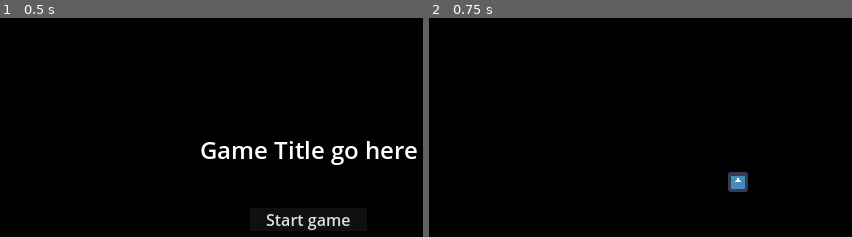
Above: before the commit, frames 1-2 (left to right).
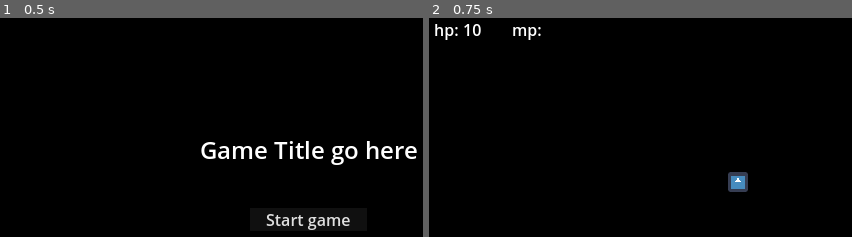
Above: after the commit, the same moments.

Repository: Enweave/pj16
Game: Godot game, scene res://Levels/System/main_menu_level.tscn
Same seed, same stepped clock (60 frames per second), same inputs: the game is played once before the commit and once after it. The engine's default icon, where the game draws it, is replaced by a stand-in: a white triangle on a blue panel in a dark square.
Inputs:
- Up to frame 1 (0.5 s): no input
- Up to frame 2 (0.75 s): click "Start game" at 0.5 s

Frame 1 is identical in both runs. In frame 2, 0.4% of the frame differs, in the area x 1-27%, y 2-11%.

Commit message:
ingame ui, handle pause

Diff:
--- a/Common/flow_controller_autoload.gd
+++ b/Common/flow_controller_autoload.gd
@@ -2,14 +2,18 @@
 
 var current_level: LevelBase
 var input_controller: InputController
-var next_level_scene_path: String = ""
+var next_level_scene_path: String   = ""
 const main_menu_level_path: String  = "res://Levels/System/main_menu_level.tscn"
 const end_game_level_path: String   = "res://Levels/System/end_game_level.tscn"
 const game_over_widget_path: String = "res://UI/Widgets/gameover_widget.tscn"
+const pause_menu_path: String       = "res://UI/pause_menu.tscn"
+const ingame_ui_path: String        = "res://UI/ingame_ui.tscn"
 var current_pause_menu: PauseMenu
 var current_game_over_widget: GameoverWidget
 var viewport_container: SubViewportContainer
 var viewport: SubViewport
+var ingame_ui: IngameUI
+var pause_menu_allowed: bool        = true
 
 
 func _ready():
@@ -41,10 +45,16 @@
 func set_current_level(current_level_in: LevelBase = null):
     current_level = current_level_in
     current_level.call_deferred("reparent", viewport, false)
+    pause_menu_allowed = current_level.allow_pause_menu
 
 
-func set_player_character(player_character_in: CharacterBase = null):
+func set_player_character(player_character_in: PlayerCharacter = null):
     input_controller.set_current_character(player_character_in)
+    if ingame_ui == null:
+        ingame_ui = load(ingame_ui_path).instantiate()
+        await get_tree().get_root().call_deferred("add_child", ingame_ui)
+    ingame_ui.assign_player_character(player_character_in)
+    ingame_ui.toggle_visibility(true)
 
 
 func set_next_level_scene_path(next_scene_in: String = ""):
@@ -71,6 +81,8 @@
 
 
 func _load_level(level_path: String):
+    if ingame_ui != null:
+        ingame_ui.toggle_visibility(false)
     pause_game(false)
     _toggle_gameover_widet(false)
     print("Loading level: " + level_path)
@@ -96,8 +108,8 @@
     if current_pause_menu != null:
         await current_pause_menu.call_deferred("queue_free")
         current_pause_menu = null
-    if pause:
-        current_pause_menu = load("res://UI/pause_menu.tscn").instantiate()
+    if pause and pause_menu_allowed:
+        current_pause_menu = load(pause_menu_path).instantiate()
         current_pause_menu.process_mode = Node.PROCESS_MODE_ALWAYS
         get_tree().get_root().add_child(current_pause_menu)
 
@@ -120,7 +132,8 @@
 func pause_game(pause: bool):
     add_remove_pause_menu(pause)
     if pause:
-        get_tree().paused = true
+        if pause_menu_allowed:
+            get_tree().paused = true
     else:
         get_tree().paused = false
 
--- a/Common/level_base.gd
+++ b/Common/level_base.gd
@@ -12,6 +12,8 @@
 		next_level_scene = null
 
 @export var next_level_path: String
+@export var allow_pause_menu: bool = true
+
 
 func _ready():
 	if Engine.is_editor_hint() == false:
--- a/Levels/System/end_game_level.tscn
+++ b/Levels/System/end_game_level.tscn
@@ -4,6 +4,7 @@
 
 [node name="EndGameLevel" type="Node"]
 script = ExtResource("1_w8mwq")
+allow_pause_menu = false
 
 [node name="Margin" type="MarginContainer" parent="."]
 anchors_preset = 15
--- a/Levels/System/main_menu_level.tscn
+++ b/Levels/System/main_menu_level.tscn
@@ -6,6 +6,8 @@
 [node name="MainMenuLevel" type="Node"]
 script = ExtResource("1_d4rfw")
 next_level_scene = ExtResource("2_wwx77")
+allow_pause_menu = false
+display_ingame_ui = null
 
 [node name="Margin" type="MarginContainer" parent="."]
 anchors_preset = 15
--- /dev/null
+++ b/UI/ingame_u_i.gd
@@ -0,0 +1,27 @@
+extends Control
+
+class_name IngameUI
+
+var health_label: Label
+var mana_label: Label
+var current_element_label: Label
+
+var player_character: PlayerCharacter
+
+func toggle_visibility(in_visible: bool) -> void:
+	visible = in_visible
+
+func assign_player_character(in_player_character: PlayerCharacter = null) -> void:
+	player_character = in_player_character
+	player_character.health_component.OnDamage.connect(_update_health_display)
+	player_character.health_component.OnHeal.connect(_update_health_display)
+
+	health_label = %HPValue
+	mana_label = %MPValue
+	current_element_label = %CurrentElement
+
+	_update_health_display()
+
+
+func _update_health_display() -> void:
+	health_label.text = str(player_character.health_component.current_health)
--- /dev/null
+++ b/UI/ingame_ui.tscn
@@ -0,0 +1,59 @@
+[gd_scene load_steps=2 format=3 uid="uid://ccxnf7khpta3s"]
+
+[ext_resource type="Script" path="res://UI/ingame_u_i.gd" id="1_kmwes"]
+
+[node name="IngameUi" type="Control"]
+layout_mode = 3
+anchors_preset = 15
+anchor_right = 1.0
+anchor_bottom = 1.0
+grow_horizontal = 2
+grow_vertical = 2
+script = ExtResource("1_kmwes")
+
+[node name="MarginContainer" type="MarginContainer" parent="."]
+layout_mode = 1
+anchors_preset = 15
+anchor_right = 1.0
+anchor_bottom = 1.0
+grow_horizontal = 2
+grow_vertical = 2
+
+[node name="InventoryContainer" type="HBoxContainer" parent="MarginContainer"]
+layout_mode = 2
+size_flags_horizontal = 0
+size_flags_vertical = 8
+
+[node name="CurrentElement" type="Label" parent="MarginContainer/InventoryContainer"]
+unique_name_in_owner = true
+layout_mode = 2
+
+[node name="HBoxContainer2" type="HBoxContainer" parent="MarginContainer"]
+layout_mode = 2
+
+[node name="HPContainer" type="HBoxContainer" parent="MarginContainer/HBoxContainer2"]
+layout_mode = 2
+size_flags_horizontal = 0
+size_flags_vertical = 0
+
+[node name="Label" type="Label" parent="MarginContainer/HBoxContainer2/HPContainer"]
+layout_mode = 2
+text = "hp:"
+
+[node name="HPValue" type="Label" parent="MarginContainer/HBoxContainer2/HPContainer"]
+unique_name_in_owner = true
+custom_minimum_size = Vector2(45, 0)
+layout_mode = 2
+
+[node name="MPContatiner" type="HBoxContainer" parent="MarginContainer/HBoxContainer2"]
+layout_mode = 2
+size_flags_horizontal = 0
+size_flags_vertical = 0
+
+[node name="Label" type="Label" parent="MarginContainer/HBoxContainer2/MPContatiner"]
+layout_mode = 2
+text = "mp:"
+
+[node name="MPValue" type="Label" parent="MarginContainer/HBoxContainer2/MPContatiner"]
+unique_name_in_owner = true
+layout_mode = 2
